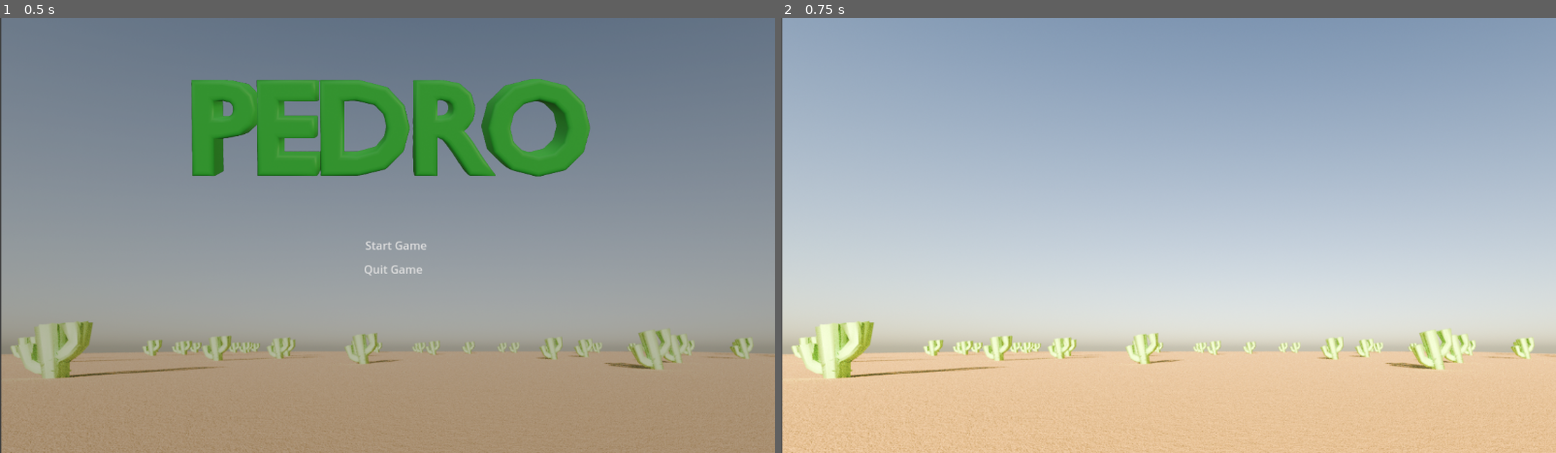
Above: before the commit, frames 1-2 (left to right).
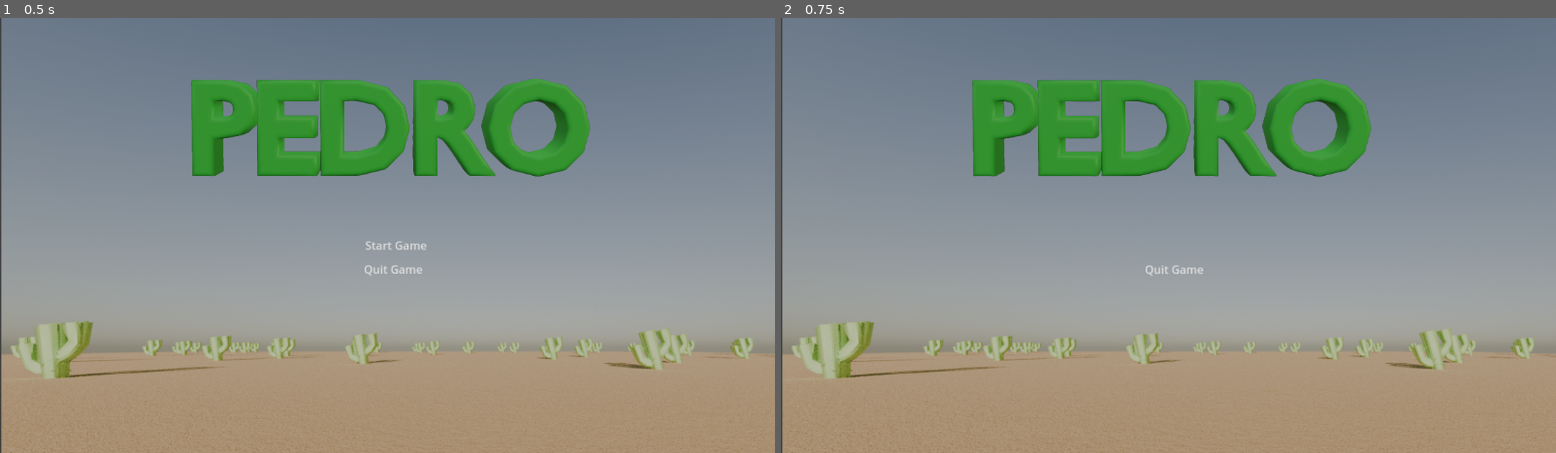
Above: after the commit, the same moments.

Repository: Burns3y/Pedro
Game: Godot game, scene res://scenes/levels/level 1.tscn
The game is run twice, just before and just after one commit, with the same random seed, the same clock (stepped at 60 frames per second) and the same inputs.
Inputs:
- Up to frame 1 (0.5 s): no input
- Up to frame 2 (0.75 s): click "Start Game" at 0.5 s

Frame 1 is identical in both runs. In frame 2, 100% of the frame differs, in the area x 0-100%, y 0-100%.

Commit message:
wrote some code for start screen

Diff:
--- a/scenes/levels/Start Screen/start_screen.gd
+++ b/scenes/levels/Start Screen/start_screen.gd
@@ -15,4 +15,8 @@
 func _physics_process(delta):
 	if SIGNAL == "true":
 		position.y += SPEED
-		SPEED = -1000
+		SPEED = 0
+		var sprite = $start_button
+		while modulate.a > 0:
+			sprite.modulate.a -= 0.1
+			await get_tree().create_timer(3.0).timeout
